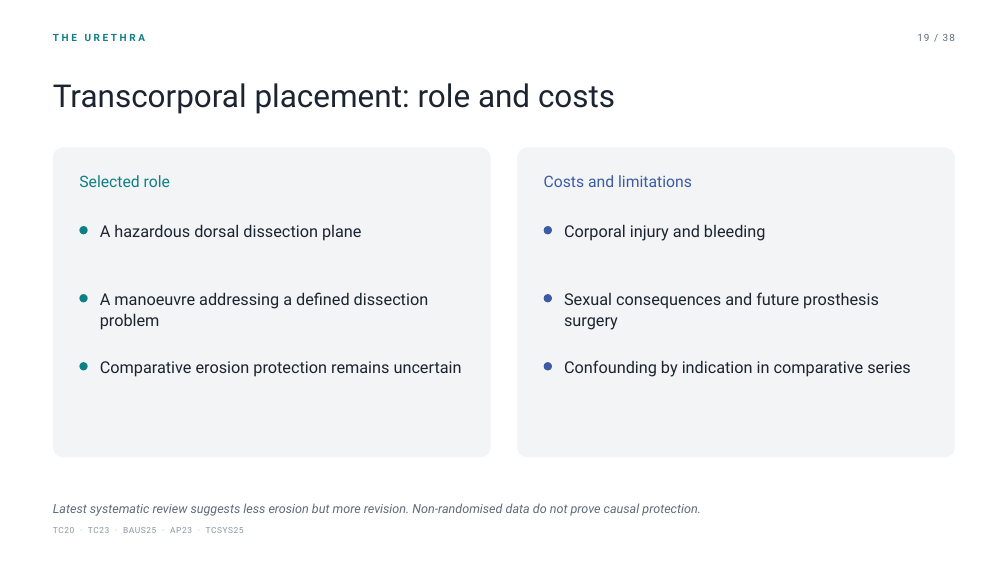
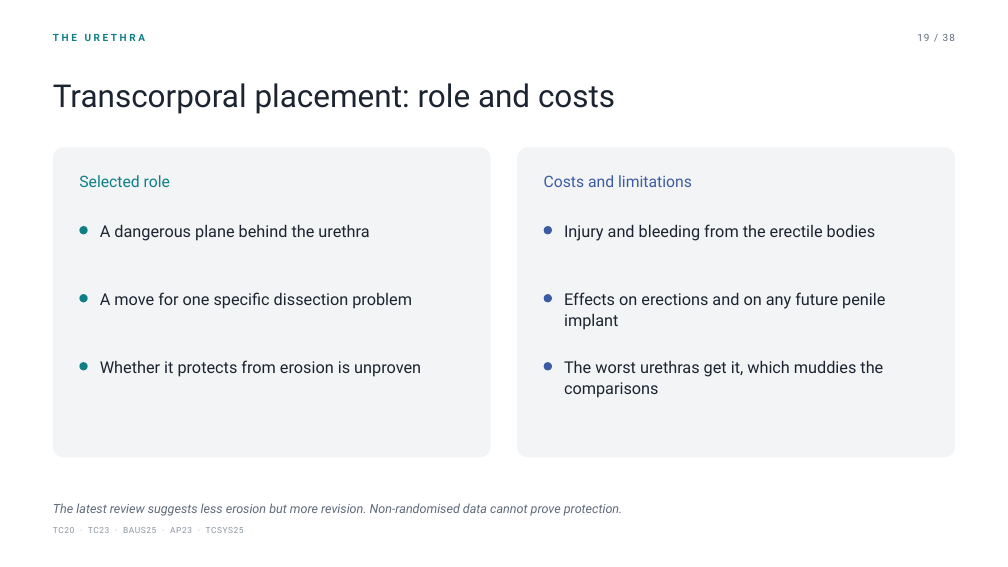
Before and after one commit to nityjr-ctrl/aus-presentation, a slide deck: slide 23 of presentation/AUS-teaching-deck.pptx. Drawn at 1008x567 pixels with LibreOffice and Linux fonts; fonts in the diff are those of the drawing. Boxes give left, top, right and bottom in pixels: in the first picture for what was removed or moved away, otherwise in the second. Text is boxed around its words. In the diff, an @@ line names an element or a change of style, - is before the commit and + after.

```diff
--- a/presentation/AUS-teaching-deck.pptx
+++ b/presentation/AUS-teaching-deck.pptx
@@ text at box(100, 224, 369, 241): text changed @@
-A hazardous dorsal dissection plane
+A dangerous plane behind the urethra
@@ text at box(564, 224, 876, 241): text changed @@
-Corporal injury and bleeding
+Injury and bleeding from the erectile bodies
@@ text at box(100, 292, 412, 309): text changed @@
-A manoeuvre addressing a defined dissection problem
+A move for one specific dissection problem
@@ text at box(564, 292, 885, 330): text changed @@
-Sexual consequences and future prosthesis surgery
+Effects on erections and on any future penile implant
@@ text at box(100, 360, 421, 377): text changed @@
-Comparative erosion protection remains uncertain
+Whether it protects from erosion is unproven
@@ text at box(564, 360, 883, 398): text changed @@
-Confounding by indication in comparative series
+The worst urethras get it, which muddies the comparisons
@@ text at box(53, 503, 623, 516): text changed @@
-Latest systematic review suggests less erosion but more revision. Non-randomised data do not prove causal protection.
+The latest review suggests less erosion but more revision. Non-randomised data cannot prove protection.
```
Also in this commit, not shown: 35 other slides changed, 16 other files.
